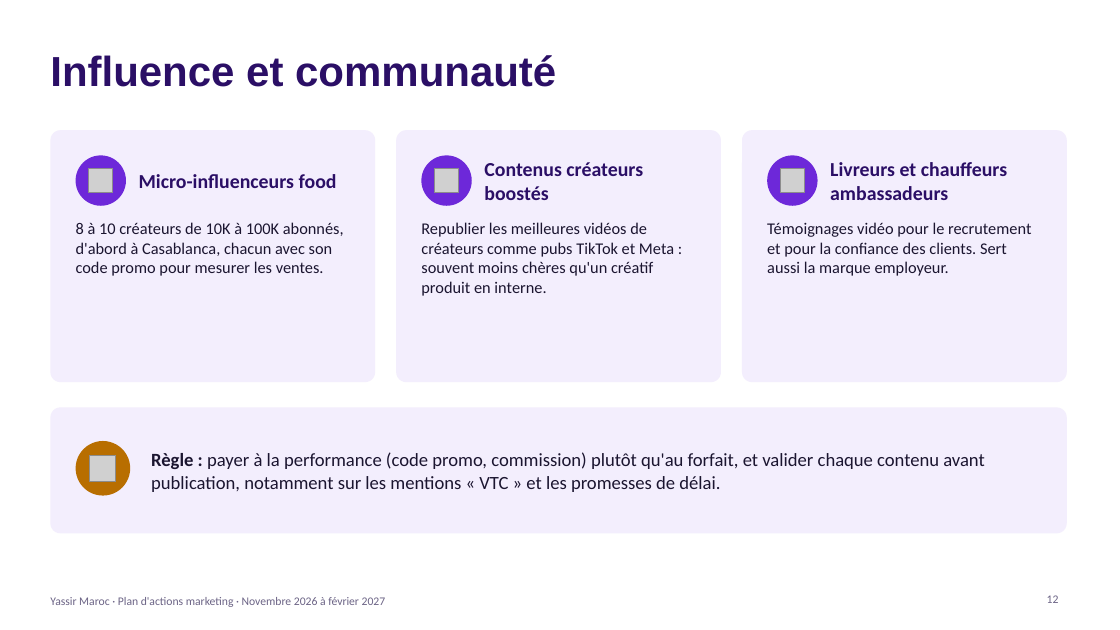
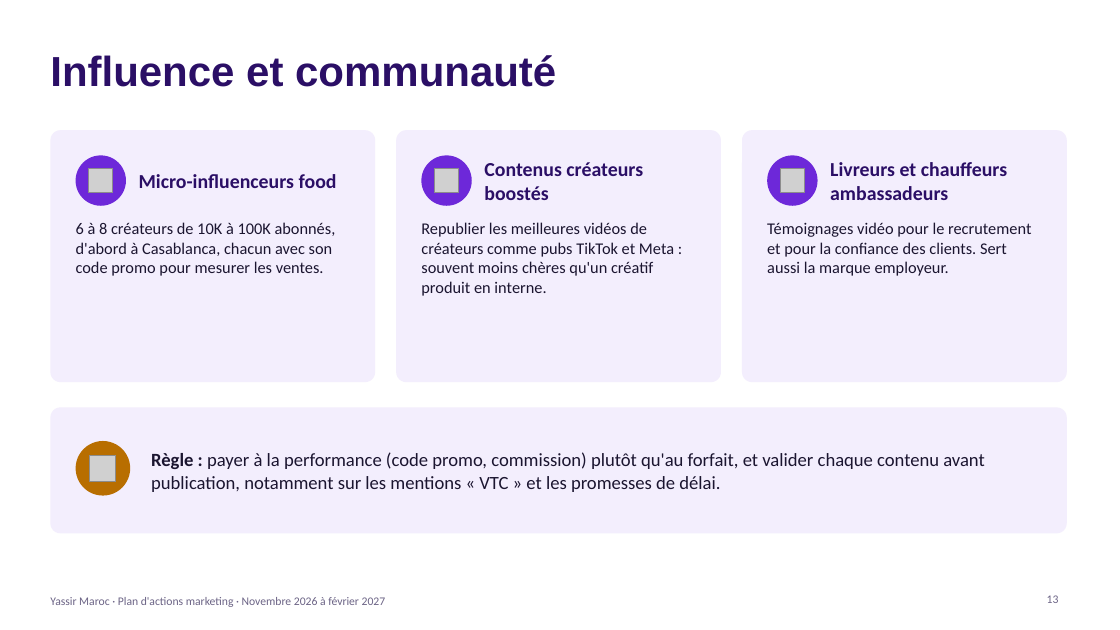
Before and after one commit to aymaneai-del/Projects-, a slide deck: slide 13 of yassir-maroc/Yassir_Maroc_Plan_Marketing_Nov2026-Fev2027.pptx (slide 12 before the commit). Drawn at 1120x630 pixels with LibreOffice and Linux fonts; fonts in the diff are those of the drawing; grey boxes stand for pictures. Boxes give left, top, right and bottom in pixels: in the first picture for what was removed or moved away, otherwise in the second. Text is boxed around its words. In the diff, an @@ line names an element or a change of style, - is before the commit and + after.

```diff
--- a/yassir-maroc/Yassir_Maroc_Plan_Marketing_Nov2026-Fev2027.pptx
+++ b/yassir-maroc/Yassir_Maroc_Plan_Marketing_Nov2026-Fev2027.pptx
@@ text at [76, 222, 336, 276]: text changed @@
-8 à 10 créateurs de 10K à 100K abonnés, d'abord à Casablanca, chacun avec son code promo pour mesurer les ventes.
+6 à 8 créateurs de 10K à 100K abonnés, d'abord à Casablanca, chacun avec son code promo pour mesurer les ventes.
```
Also in this commit, not shown: 5 other slides changed, 2 slides added, 1 slide removed.
